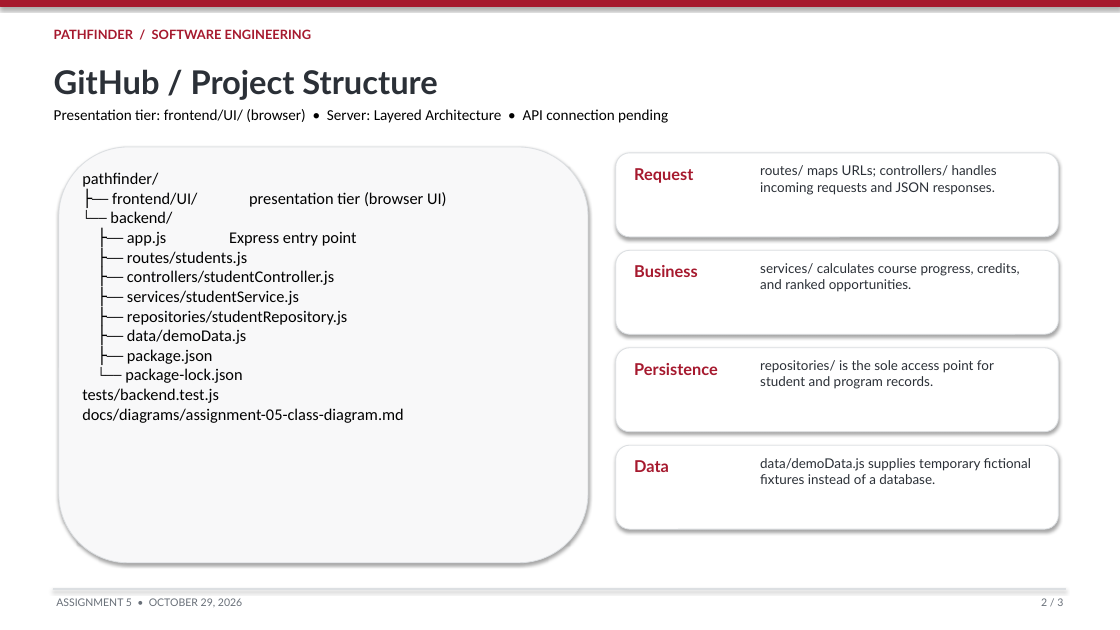
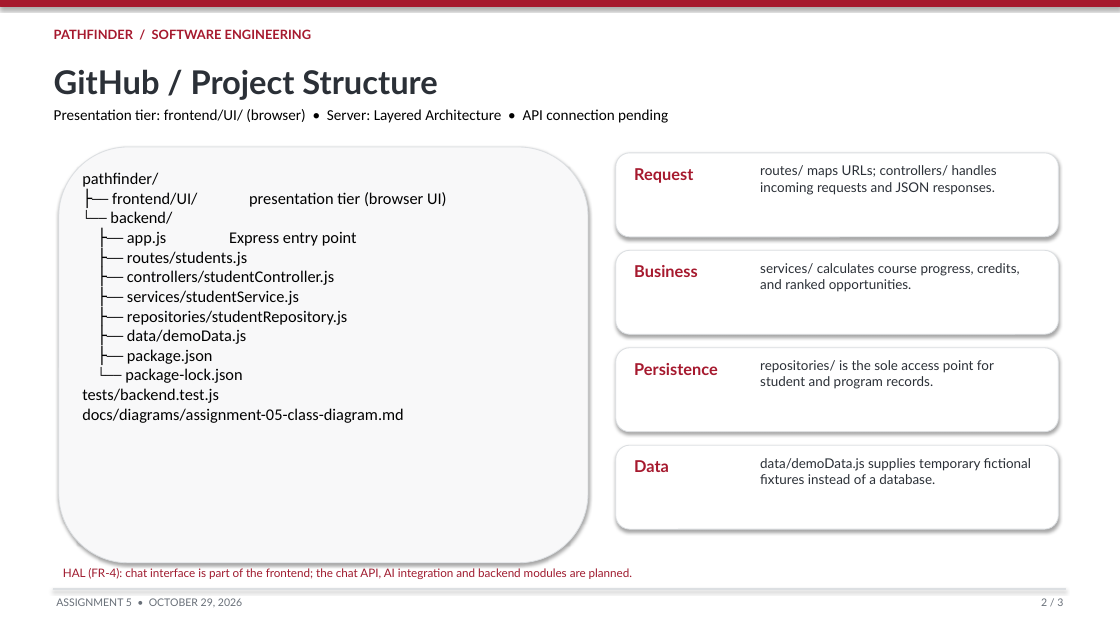
Before and after one commit to atalwar0312/Muhlenberg-PathFinder, a slide deck: slide 2 of docs/presentations/assignment-05-internal-server-architecture.pptx. Drawn at 1120x630 pixels with LibreOffice and Linux fonts; fonts in the diff are those of the drawing. Boxes give left, top, right and bottom in pixels: in the first picture for what was removed or moved away, otherwise in the second. Text is boxed around its words. In the diff, an @@ line names an element or a change of style, - is before the commit and + after.

Commit message:
Clarify planned HAL chatbot integration in Assignment 5

```diff
--- a/docs/presentations/assignment-05-internal-server-architecture.pptx
+++ b/docs/presentations/assignment-05-internal-server-architecture.pptx
@@ text added at [63,568,632,579], 10 pt, text #9F1A2E @@
+HAL (FR-4): chat interface is part of the frontend; the chat API, AI integration and backend modules are planned.
```
Also in this commit, not shown: 1 other slide changed.
